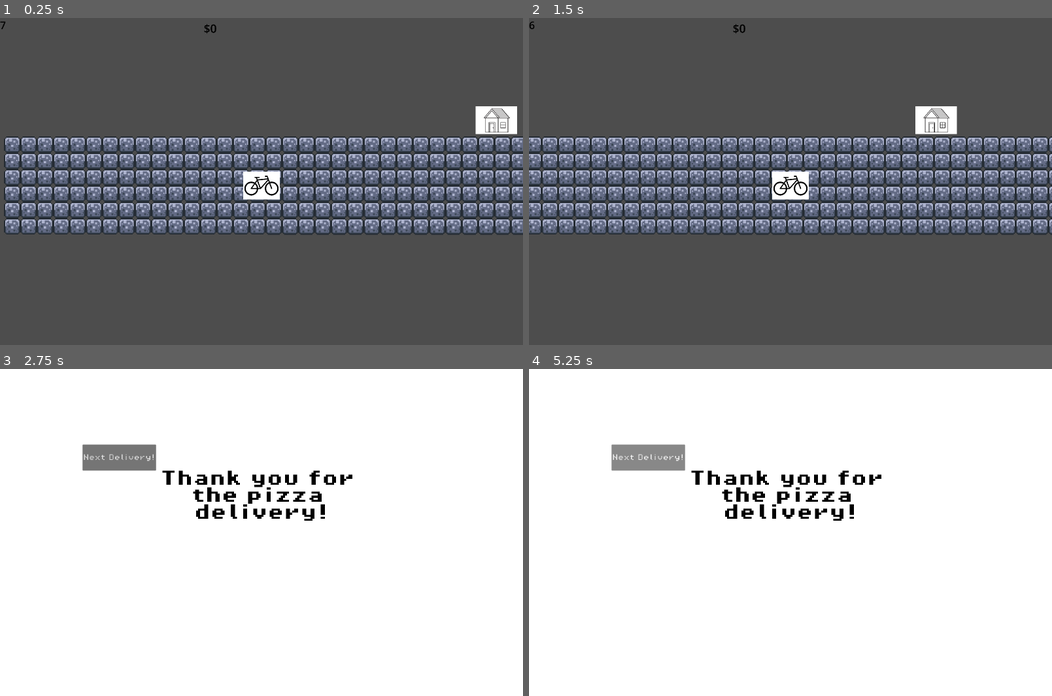
Above: before the commit, frames 1-4 (two rows, left to right).
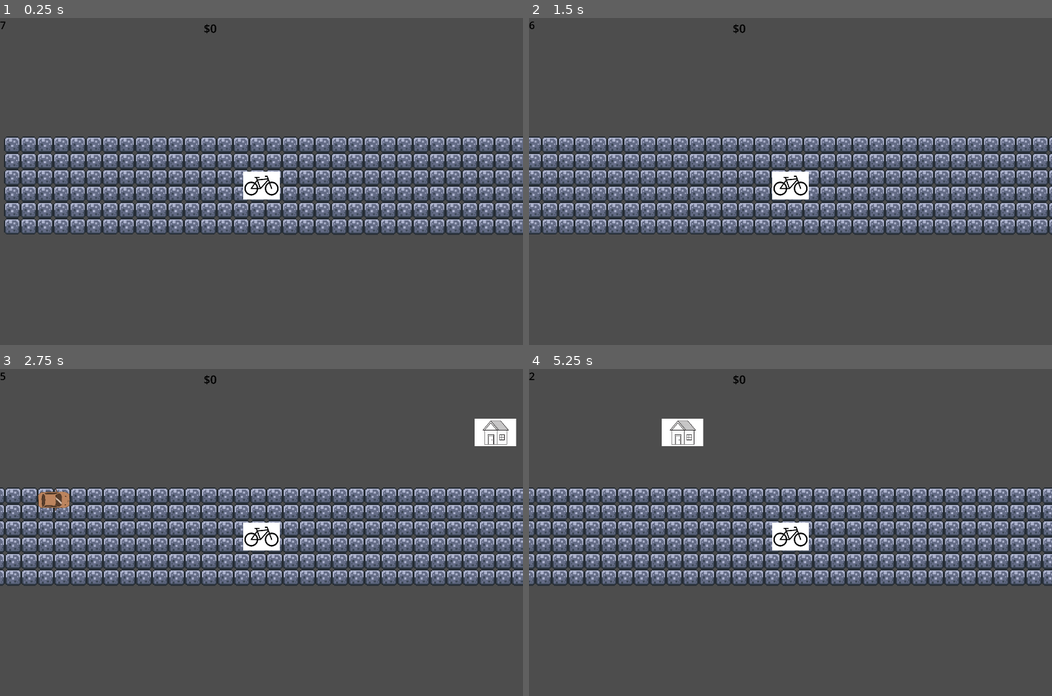
Above: after the commit, the same moments.

Repository: andreaTheCoder/brackeysgamejam
Game: Godot game, scene res://scenes/game.tscn
The game is run twice, just before and just after one commit, with the same random seed, the same clock (stepped at 60 frames per second) and the same inputs.
Inputs (mouse positions are in pixels of both pictures, inside the frame that each line leads up to):
- Up to frame 1 (0.25 s): no input
- Up to frame 2 (1.5 s): tap Enter at 0.5 s; hold Right (forward) 0.53-1.28 s; hold Shift (deliver) 0.53-1.28 s; hold Left (backward) from 1.28 s (still down); tap Space (button) at 1.35 s
- Up to frame 3 (2.75 s): tap Shift (deliver) at 1.55 s; release Left (backward) at 2.03 s; hold Right (forward) from 2.03 s (still down); hold Shift (deliver) from 2.03 s (still down)
- Up to frame 4 (5.25 s): release Right (forward) at 2.75 s; release Shift (deliver) at 2.75 s; click (649, 457) at 2.75 s, where only the run before the commit has a clickable "Next Delivery!"; hold Right (forward) 3.53-4.28 s; tap Shift (deliver) at 3.6, 4.55, 5.1 s; hold Space (button) 4.28-5.03 s; hold Left (backward) from 4.28 s (still down)

The runs differ from the first frame. In frame 1, 0.7% of the frame differs, in the area x 90-99%, y 27-36%; in frame 2, 0.7%; in frame 3, 99%; in frame 4, 99%, in the area x 0-100%, y 0-100%.

Commit message:
made houses only show end of day screen after a set amount of delvieries

Diff:
--- a/scenes/game.tscn
+++ b/scenes/game.tscn
@@ -1,10 +1,9 @@
-[gd_scene load_steps=7 format=3 uid="uid://dx4alm7spt1cb"]
+[gd_scene load_steps=6 format=3 uid="uid://dx4alm7spt1cb"]
 
 [ext_resource type="PackedScene" uid="uid://b2nldleqd7l8" path="res://scenes/bike.tscn" id="1_uwrxv"]
 [ext_resource type="PackedScene" uid="uid://c8a2pywu578h" path="res://scenes/spawner.tscn" id="2_iywne"]
 [ext_resource type="Script" uid="uid://ve3kpygen1ju" path="res://scripts/game_manager.gd" id="2_yqjtg"]
 [ext_resource type="PackedScene" uid="uid://od0hx2lbegjy" path="res://scenes/chunk.tscn" id="3_lnu2h"]
-[ext_resource type="PackedScene" uid="uid://8nvv8hcnnes5" path="res://scenes/target_house.tscn" id="4_lbhrr"]
 
 [sub_resource type="WorldBoundaryShape2D" id="WorldBoundaryShape2D_lnu2h"]
 
@@ -91,10 +90,6 @@
 position = Vector2(2, -130)
 shape = SubResource("WorldBoundaryShape2D_lnu2h")
 
-[node name="target_house" parent="." instance=ExtResource("4_lbhrr")]
-position = Vector2(115, -31)
-collision_layer = 1
-
 [node name="Lane2" parent="." instance=ExtResource("3_lnu2h")]
 position = Vector2(-126, 2)
 scale = Vector2(0.5, 0.5)
--- a/scripts/game_manager.gd
+++ b/scripts/game_manager.gd
@@ -12,6 +12,9 @@
 const DELIVERIES_PER_DAY = 3
 var time_remaining
 var current_house_x = 250
+var delivery_count = 1
+
+
 func _ready() -> void:
 	start_delivery(house_distance)
 	for i in range(DELIVERIES_PER_DAY):
@@ -38,7 +41,6 @@
 	timer.stop()
 
 func complete_delivery():
-	print("You delivered my pizza with ", time_remaining, " seconds remaining")
 	timer.stop()
 	balance += (base_payment + time_remaining * difficulty)
 	set_balance()
--- a/scripts/target_house.gd
+++ b/scripts/target_house.gd
@@ -1,6 +1,7 @@
 extends Area2D
 
-@onready var game_manager: Node = $"../Game Manager"
+@onready var game_manager = $"../Game Manager"
+
 @onready var house_sprite: Sprite2D = $House
 @onready var delivery_label = get_tree().get_root().get_node("game").get_node("%UI elements/delivery label")
 
@@ -9,18 +10,26 @@
 const HOUSE_IMG = preload("res://assets/house.jpg")
 var at_house = false
 var game_over_scene:PackedScene = load("res://scenes/end_screen.tscn")
+var delivered = false
 # Called when the node enters the scene tree for the first time.
 
 # Called every frame. 'delta' is the elapsed time since the previous frame.
 func _process(_delta: float) -> void:
-	if at_house and Input.is_action_pressed("deliver"):
-		get_tree().change_scene_to_packed(game_over_scene)
+	if at_house and Input.is_action_just_pressed("deliver") and !delivered:
+		delivered = true #prevents player from spamming deliver at 1 house
+		print (game_manager.delivery_count)
+		if game_manager.delivery_count == 3:
+			get_tree().change_scene_to_packed(game_over_scene)
+			game_manager.delivery_count = 0
+		else:
+			game_manager.delivery_count += 1
+
 		game_manager.complete_delivery()
 
 func _on_body_entered(_body: Node2D) -> void:
-	at_house = true
-	house_sprite.texture = GREEN_HOUSE_IMG
-	delivery_label.visible = true
+		at_house = true
+		house_sprite.texture = GREEN_HOUSE_IMG
+		delivery_label.visible = true
 
 func _on_body_exited(_body: Node2D) -> void:
 	at_house = false
